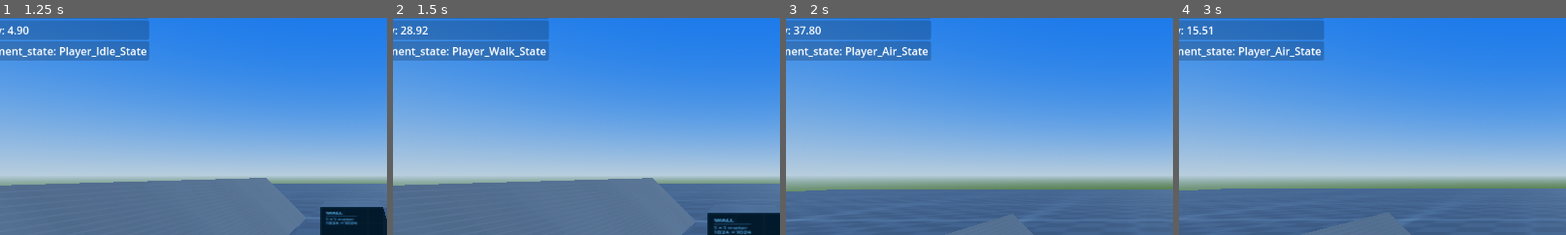
Above: before the commit, frames 1-4 (left to right).
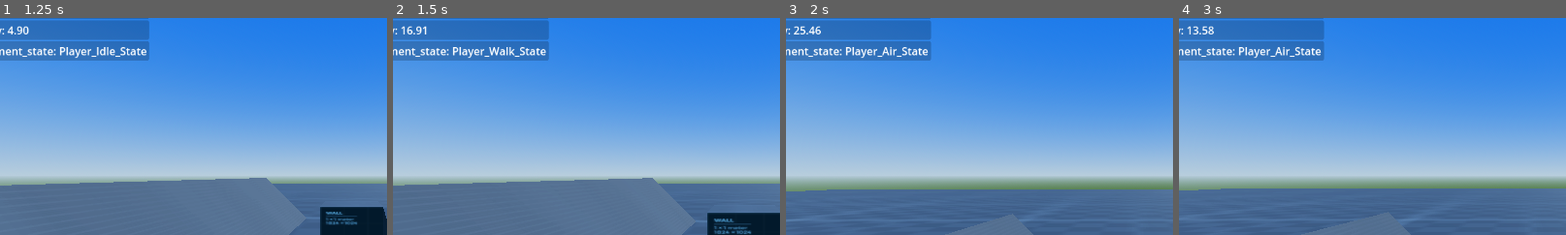
Above: after the commit, the same moments.

Repository: Kestrel280/tethergame
Game: Godot game, scene res://main.tscn
The game is run twice, just before and just after one commit, with the same random seed, the same clock (stepped at 60 frames per second) and the same inputs.
Inputs:
- Up to frame 1 (1.25 s): click "Play" at 0.5 s
- Up to frame 2 (1.5 s): tap Enter at 1.25 s; hold W (move_forward) from 1.28 s (still down)
- Up to frame 3 (2 s): keep holding W (move_forward); tap Space (jump) at 1.52 s
- Up to frame 4 (3 s): keep holding W (move_forward); tap Space (jump) at 2.27, 2.75 s
The pictures show only the part of the screen within x 5-55%, y 14-64%; the shares and areas given below are measured in that part.

Frame 1 is identical in both runs. In frame 2, 0.1% of the frame differs, in the area x 2-10%, y 3-8%; in frame 3, 0.1%; in frame 4, less than 0.1%.

Commit message:
Fix energy calculation

Diff:
--- a/classes/player.gd
+++ b/classes/player.gd
@@ -49,5 +49,5 @@
 	Globals.debug_panel.add_property("position", "%3.2f, %3.2f, %3.2f" % [position.x, position.y, position.z]);
 	Globals.debug_panel.add_property("velocity", "%3.2f, %3.2f, %3.2f" % [get_real_velocity().x, get_real_velocity().y, get_real_velocity().z]);
 	Globals.debug_panel.add_property("xy_speed", "%3.2f" % Vector2(get_real_velocity().x, get_real_velocity().z).length());
-	Globals.debug_panel.add_property("energy", "%3.2f" % (get_real_velocity().length_squared() + position.y * ProjectSettings.get_setting("physics/3d/default_gravity")));
+	Globals.debug_panel.add_property("energy", "%3.2f" % (get_real_velocity().length_squared() / 2 + position.y * ProjectSettings.get_setting("physics/3d/default_gravity")));
 	Globals.debug_panel.add_property("movement_state", movement_controller.movement_state_machine.current_state.state_name);
